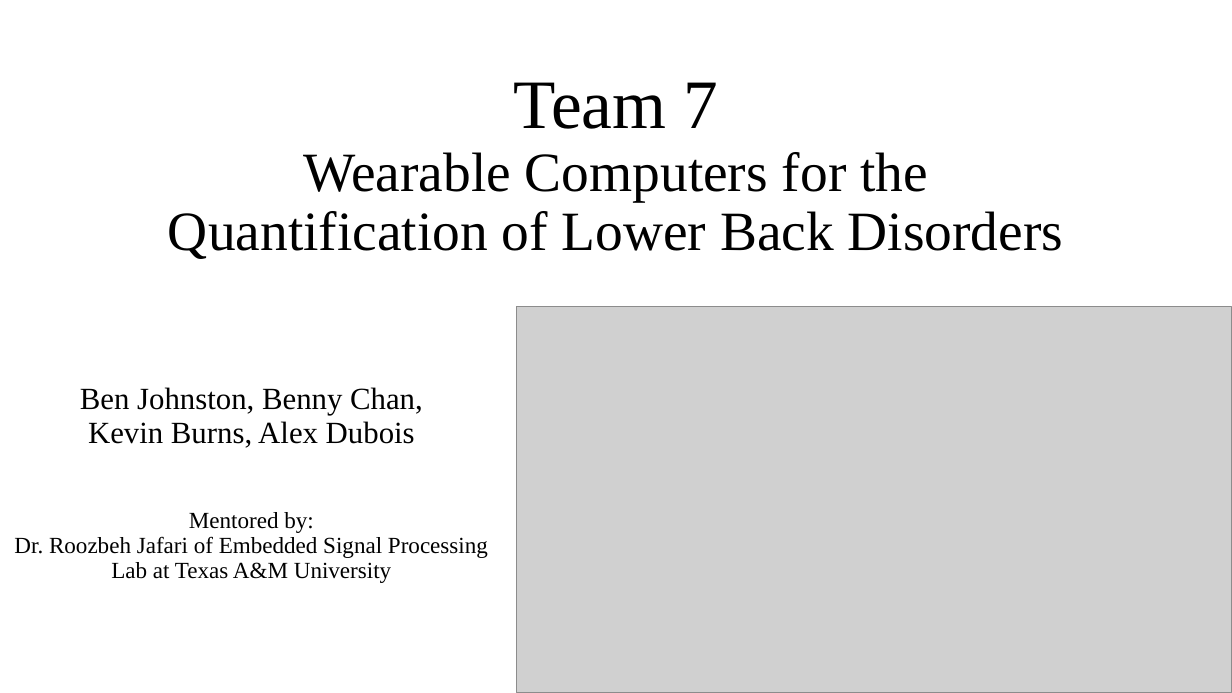
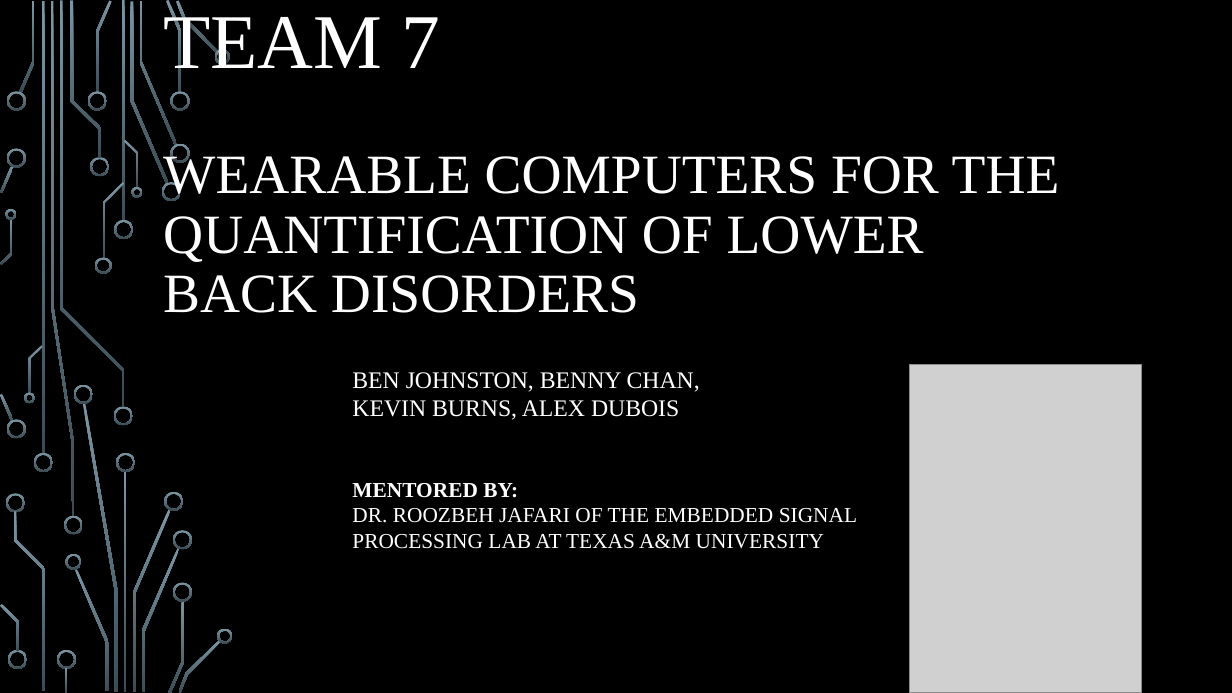
Before and after one commit to aliakbari-phd/Senior-Design-Team2, a slide deck: slide 1 of BenJohnston/LabNotebook/Mini Demo - Ben Slides.pptx. Drawn at 1232x693 pixels with LibreOffice and Linux fonts; fonts in the diff are those of the drawing; grey boxes stand for pictures; background and template pictures are left out. Boxes give left, top, right and bottom in pixels: in the first picture for what was removed or moved away, otherwise in the second. Text is boxed around its words. In the diff, an @@ line names an element or a change of style, - is before the commit and + after.

```diff
--- a/BenJohnston/LabNotebook/Mini Demo - Ben Slides.pptx
+++ b/BenJohnston/LabNotebook/Mini Demo - Ben Slides.pptx
@@ background #FFFFFF to picture (left out) @@
@@ title at [163, 8, 1060, 313]: text changed; text colour #000000 to #FFFFFF @@
-Team 7
-Wearable Computers for the Quantification of Lower Back Disorders
+TEAM 7
+WEARABLE COMPUTERS FOR THE QUANTIFICATION OF LOWER BACK DISORDERS
@@ picture removed at [517, 307, 1232, 693] @@
@@ subtitle at [352, 372, 857, 549]: text changed; size 18 to 16.6 pt; text colour #000000 to #FFFFFF @@
-Ben Johnston, Benny Chan,
-Kevin Burns, Alex Dubois
-Mentored by:
-Dr. Roozbeh Jafari of Embedded Signal Processing Lab at Texas A&M University
+BEN JOHNSTON, BENNY CHAN,
+KEVIN BURNS, ALEX DUBOIS
+MENTORED BY:
+DR. ROOZBEH JAFARI OF THE EMBEDDED SIGNAL PROCESSING LAB AT TEXAS A&M UNIVERSITY
@@ picture added at [909, 365, 1141, 693] @@
@@ group added at [0, 0, 233, 693]: 50 freeform shapes, 4 rectangles @@
```
Also in this commit, not shown: 3 other slides changed, 1 slide added, 1 slide removed, 2 other files.
